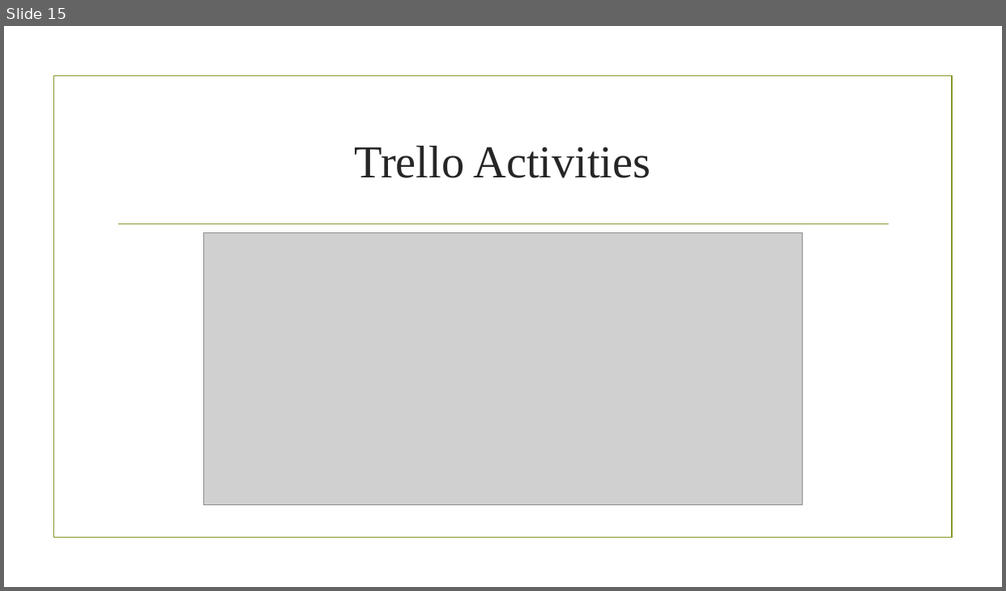
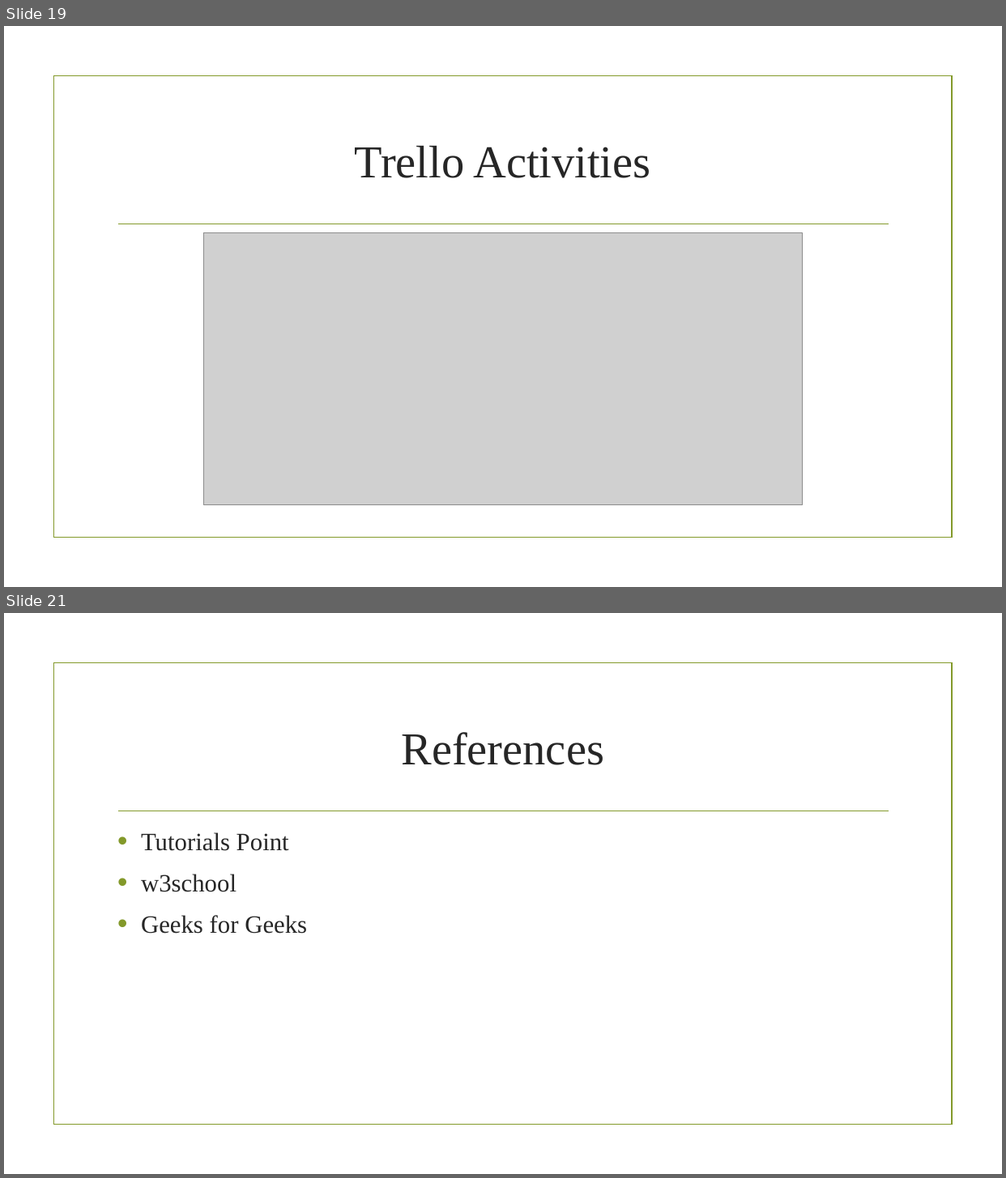
Before and after one commit to ganpat-university/ict-gnu-adprojects-2017-hangman, a slide deck: Hangman.pptx. Shown one above the other, each under a label of ours: slide 15 before the commit, slides 19 and 21 after it; the slides between them are not shown. The pictures are 1006x591 and 1006x1178 pixels, drawn with LibreOffice and Linux fonts; fonts in the diff are those of the drawing; grey boxes stand for pictures; background and template pictures are left out. Boxes give left, top, right and bottom in pixels: in the first picture for what was removed or moved away, otherwise in the second. Text is boxed around its words. In the diff, an @@ line names an element or a change of style, - is before the commit and + after.

```diff
--- a/Hangman.pptx
+++ b/Hangman.pptx
@@ slide 21 added at bbox=[4, 613, 1002, 1174], background picture (left out); not listed: 2 template elements that a slide beside it also shows @@
@@ title added at bbox=[401, 732, 604, 765], 44 pt, text #262626 @@
+References
@@ text added at bbox=[141, 833, 307, 934], 24 pt, text #262626 @@
+• Tutorials Point
+• w3school
+• Geeks for Geeks
@@ what was slide 15 is now slide 19 @@
```
Also in this commit, not shown: 12 slides changed, 7 other slides added, 2 slides removed, 1 other file.
